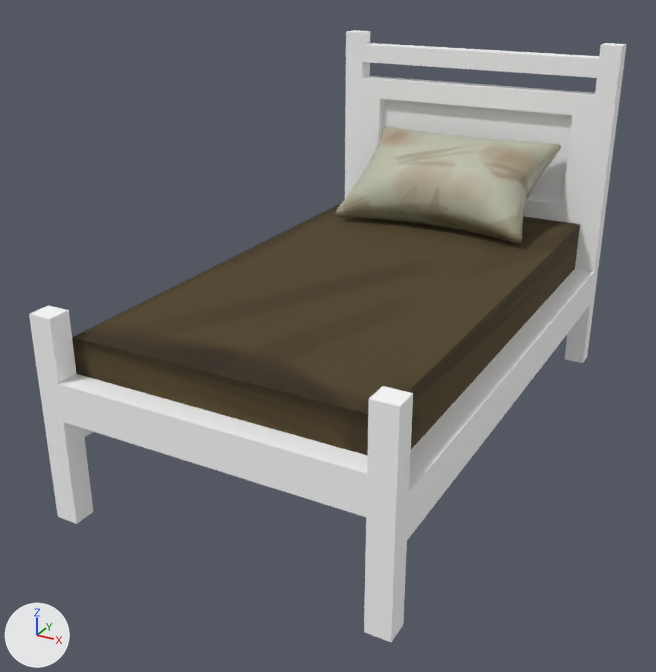
The glTF model assets/meshes/room/bed.glb: old version first, new version second.
One viewpoint serves both versions: a 50 mm lens placed at (10.9, -29.8, 14.3), pointed at (-0.5, -9.1, 4.0). The axes (+X, +Y, +Z) are drawn at lower left. The lights are the same throughout. Where no turn or scale is listed for an object, it has been applied to the vertices.

Before the edit, the objects in view are built like this:
```python
mat_material = principled_material('Material')
mat_material.base_color = (1.0, 1.0, 1.0)  # white #ffffff
me_cube = bpy.data.meshes.new('Cube')
me_cube.from_pydata(...)  # 121 vertices, 242 faces; spans x -0.2..9.2, y -16.0..0.4, z -0.4..10.3
me_cube.materials.append(mat_material)  # white #ffffff
me_cube_001 = bpy.data.meshes.new('Cube.001')
me_cube_001.from_pydata(...)  # a box spanning x -4.1..4.1, y -15.3..-0.2, z 3.6..5.6
me_cube_001.materials.append(mat_material_001)  # picture img_untitled
me_plane = bpy.data.meshes.new('Plane')
me_plane.from_pydata(...)  # 1052 vertices, 2100 faces; spans x 16.14..22.55, y -3.9..-0.2, z 5.59..8.35
me_plane.materials.append(mat_material_003)  # picture img_untitled
ob_cube = bpy.data.objects.new('Cube', me_cube)
ob_cube.location = (-4.46, 0.0, 1.0)
ob_cube_001 = bpy.data.objects.new('Cube.001', me_cube_001)
ob_cube_001.location = (0.0, 0.0, 0.0)
ob_plane = bpy.data.objects.new('Plane', me_plane)
ob_plane.location = (-19.3, 0.0, 0.0)
```
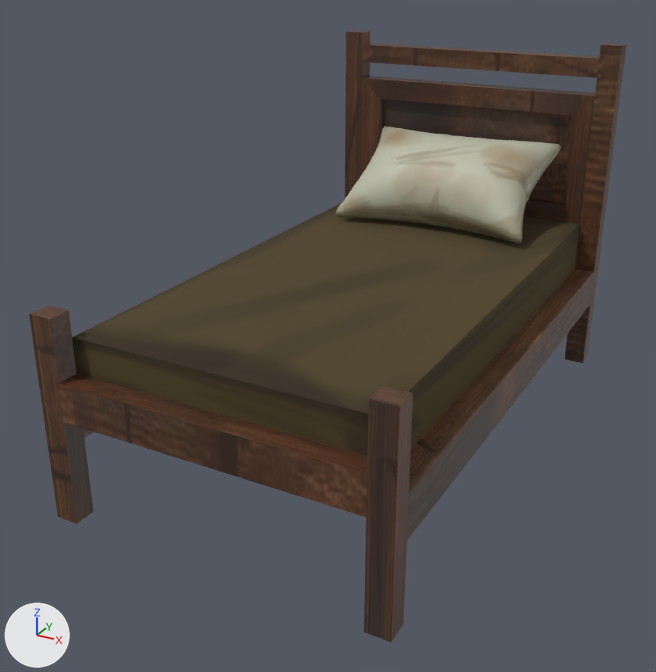
Boxes (x1, y1, x2, y2) around the edits, measured in the pictures (656 x 672 px):
'Cube', surface changed (grey to brown): (29, 30, 627, 642) in both

The change in detail:
Picture 'repeating wood texture' (img_repeating_wood_texture) is new.
In material 'Material' (mat_material), base_color is no longer (1.0, 1.0, 1.0), white #ffffff.
In material 'Material' (mat_material), texture is now set to img_repeating_wood_texture, with its transparency.
